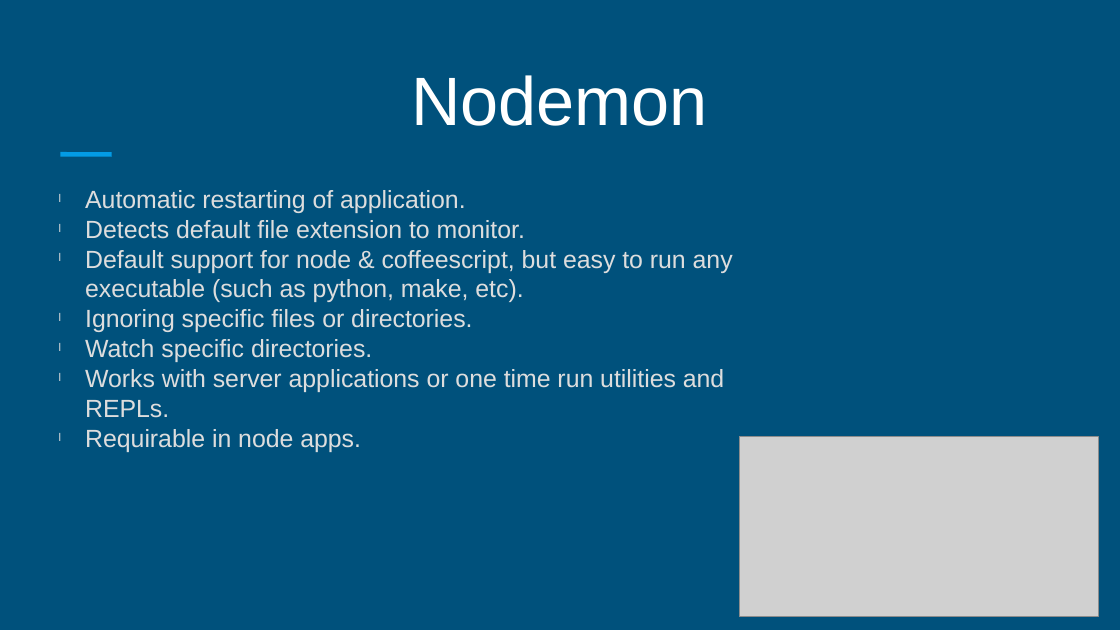
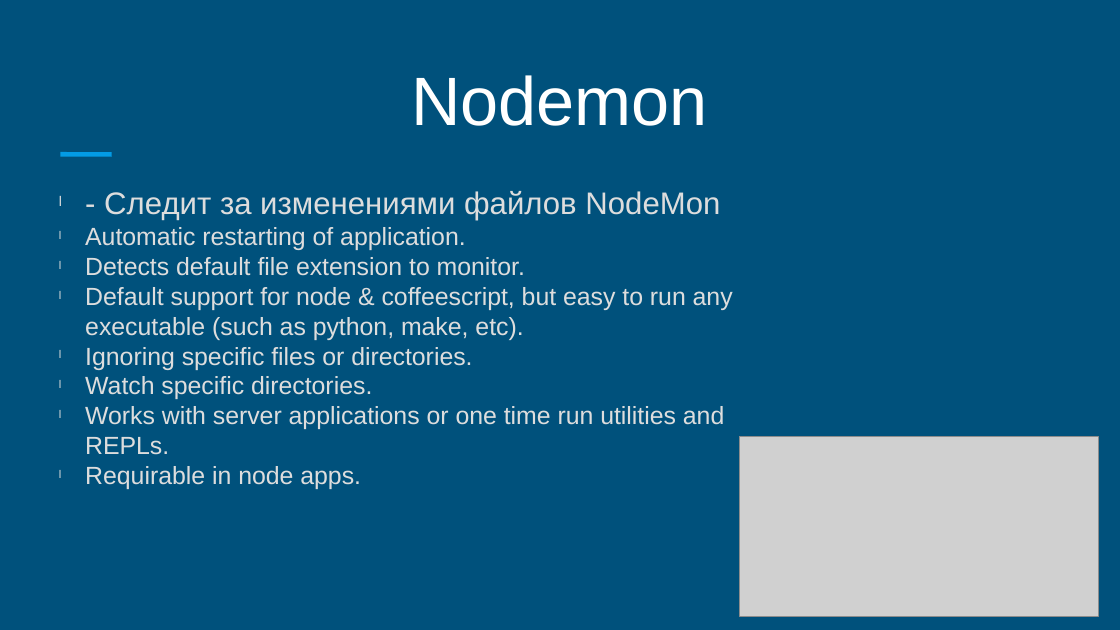
Before and after one commit to keylink/mean-stack, a slide deck: slide 26 of docs/mean.pptx (slide 24 before the commit). Drawn at 1120x630 pixels with LibreOffice and Linux fonts; fonts in the diff are those of the drawing; grey boxes stand for pictures. Boxes give left, top, right and bottom in pixels: in the first picture for what was removed or moved away, otherwise in the second. Text is boxed around its words. In the diff, an @@ line names an element or a change of style, - is before the commit and + after.

```diff
--- a/docs/mean.pptx
+++ b/docs/mean.pptx
@@ text at (104,191,720,220): paragraph added @@
+l - Следит за изменениями файлов NodeMon
```
Also in this commit, not shown: 1 other slide changed, 4 slides added, 1 other file.
